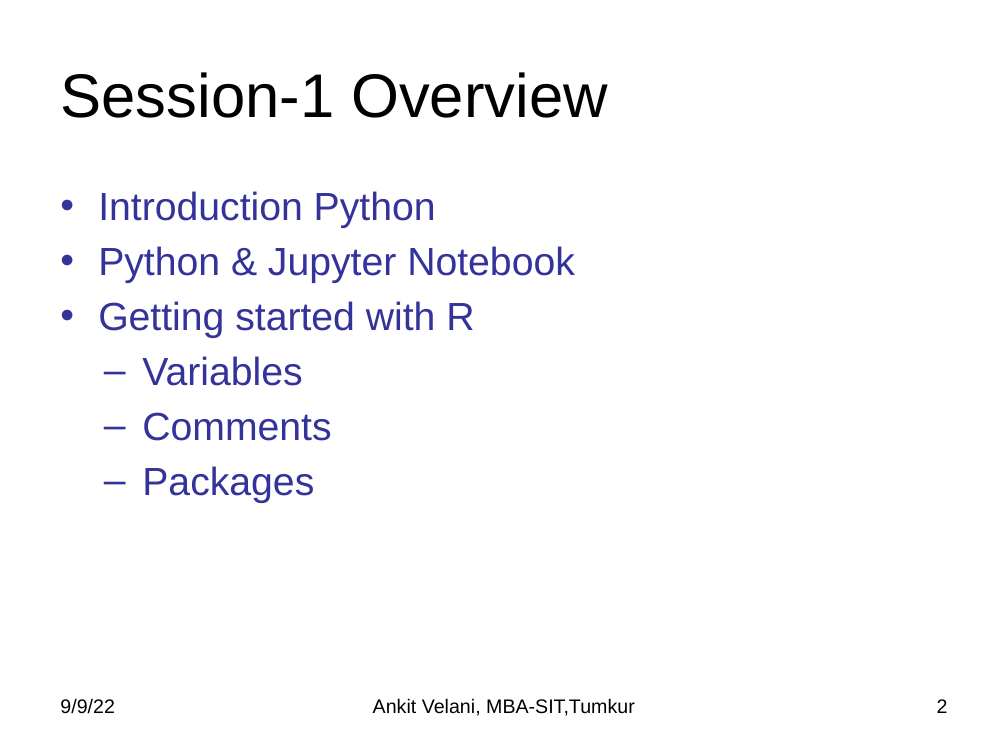
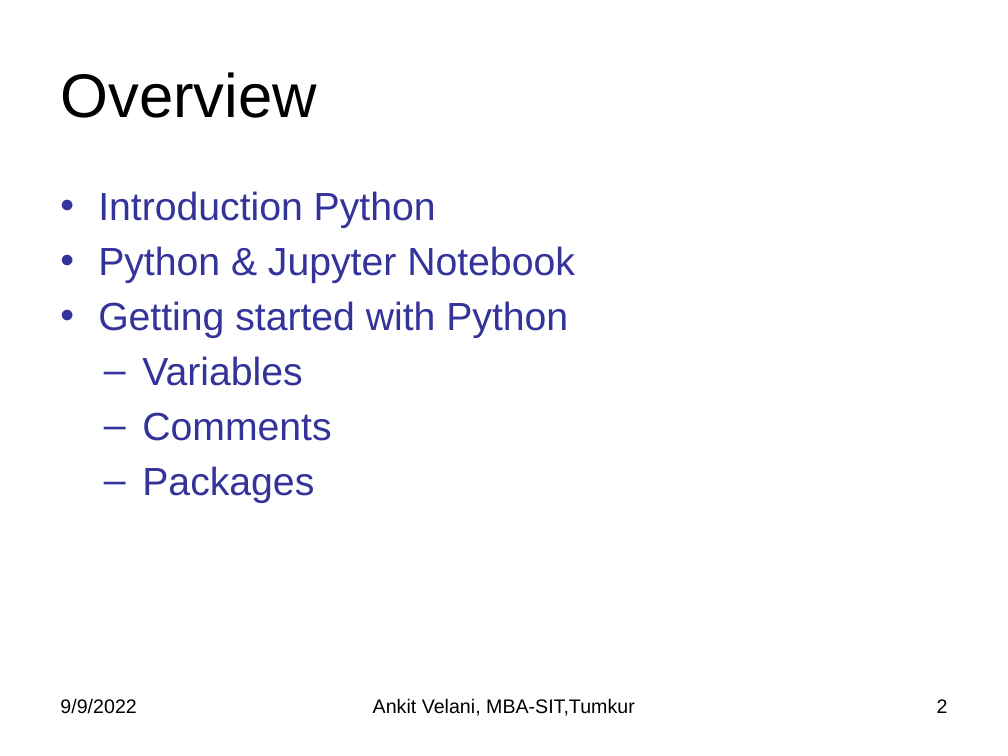
Before and after one commit to sitmbadept/sitmbadept.github.io, a slide deck: slide 2 of BDTM/Python/Unit-4-Python-Programming.pptx. Drawn at 1008x756 pixels with LibreOffice and Linux fonts; fonts in the diff are those of the drawing. Boxes give left, top, right and bottom in pixels: in the first picture for what was removed or moved away, otherwise in the second. Text is boxed around its words. In the diff, an @@ line names an element or a change of style, - is before the commit and + after.

```diff
--- a/BDTM/Python/Unit-4-Python-Programming.pptx
+++ b/BDTM/Python/Unit-4-Python-Programming.pptx
@@ title at (x1=60, y1=72, x2=317, y2=118): text changed @@
-Session-1 Overview
+Overview
@@ text at (x1=98, y1=301, x2=568, y2=338): text changed @@
-• Getting started with R
+• Getting started with Python
@@ text at (x1=60, y1=698, x2=136, y2=714): text changed @@
-9/9/22
+9/9/2022
```
Also in this commit, not shown: 20 other slides changed, 2 other files.
